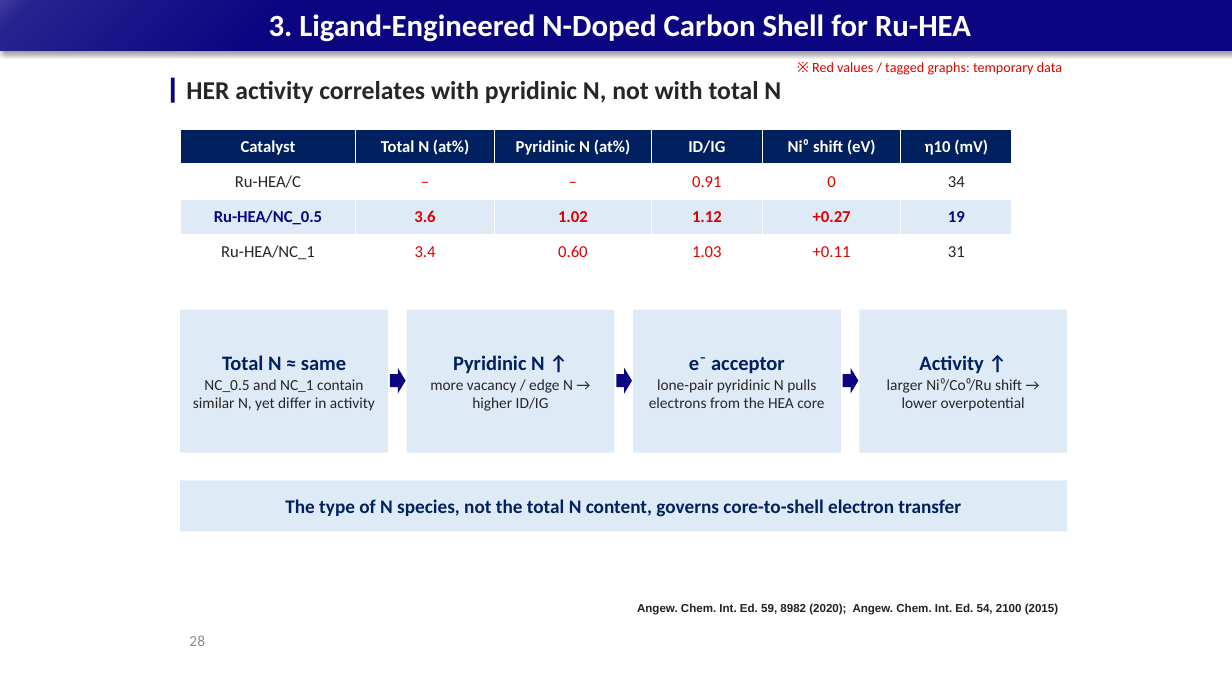
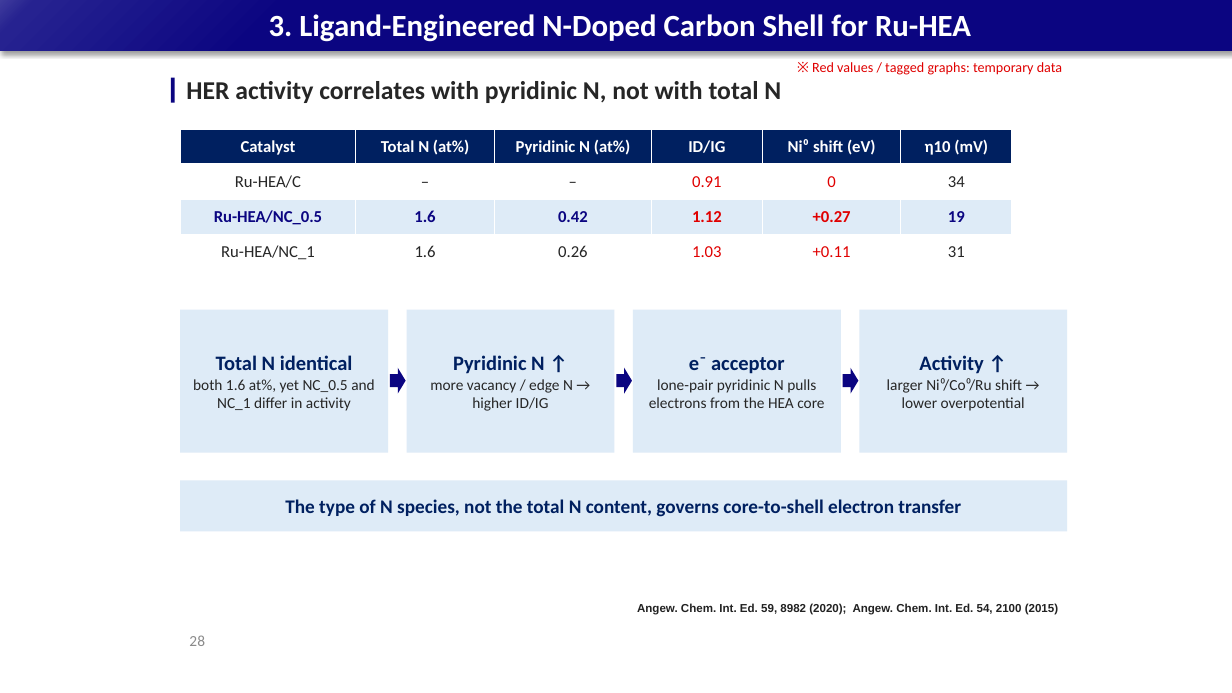
Before and after one commit to limsj0204/letter, a slide deck: slide 28 of 학위논문_디펜스_발표자료.pptx. Drawn at 1232x693 pixels with LibreOffice and Linux fonts; fonts in the diff are those of the drawing. Boxes give left, top, right and bottom in pixels: in the first picture for what was removed or moved away, otherwise in the second. Text is boxed around its words. In the diff, an @@ line names an element or a change of style, - is before the commit and + after.

```diff
--- a/학위논문_디펜스_발표자료.pptx
+++ b/학위논문_디펜스_발표자료.pptx
@@ table at <box>180,129,1012,270</box> @@
-row 3, column 2: 3.6
+row 3, column 2: 1.6
-row 3, column 3: 1.02
+row 3, column 3: 0.42
-row 4, column 2: 3.4
+row 4, column 2: 1.6
-row 4, column 3: 0.60
+row 4, column 3: 0.26
@@ text colour #E00000 to #262626 in "–", "–" @@
@@ text in rectangle at <box>193,355,375,411</box>: text changed @@
-Total N ≈ same
-NC_0.5 and NC_1 contain similar N, yet differ in activity
+Total N identical
+both 1.6 at%, yet NC_0.5 and NC_1 differ in activity
```
Also in this commit, not shown: 1 other slide changed, 1 other file.
